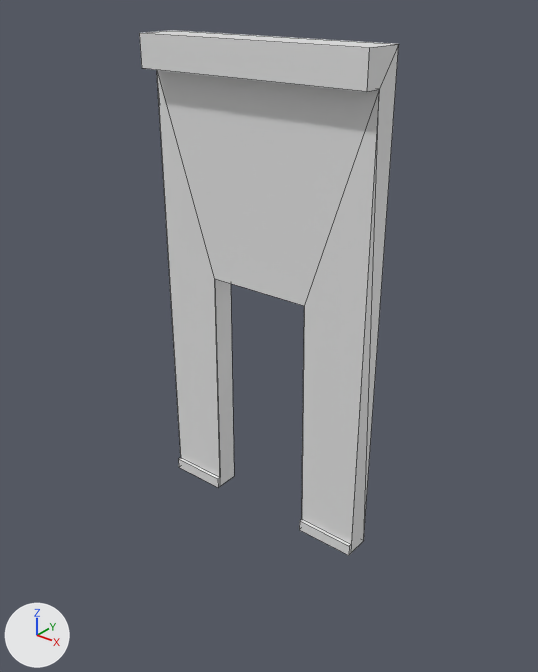
The FBX model Assets/Assets/Walls/Walls/Entrance_WallDoor.fbx, before and after one commit.
One viewpoint serves both versions: a 50 mm camera at (4.5, -4.33, 4.39) aimed at (1.0, 0.04, 1.68). Lighting does not change. The marker at lower left points along +X, +Y and +Z. Mesh edges are drawn as thin lines. Where no turn or scale is listed for an object, it has been applied to the vertices.

In view in the first picture: 'Entrance_WallDoor'.
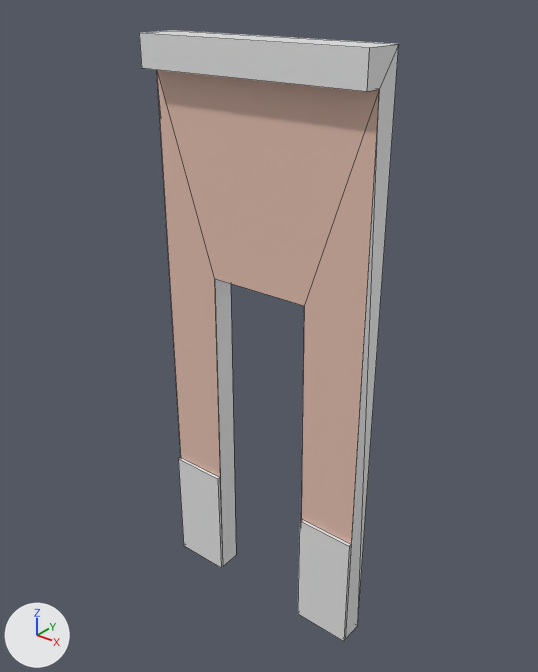
What differs and where, as boxes (x1, y1, x2, y2) in the pictures (538 x 672 px; the box of a moved part takes in the faces that stretch with it):
'Entrance_WallDoor', recoloured, reshaped (white to beige, 16% taller)
    before: (139, 30, 399, 555)
    after: (139, 30, 399, 641)
part 1 of me_cube_018, moved or reshaped
    before: (299, 44, 399, 555)
    after: (298, 44, 399, 641)
part 2 of me_cube_018, moved or reshaped
    before: (178, 279, 234, 488)
    after: (178, 279, 236, 568)

The edits, one by one:
Material 'M_Wall' (mat_m_wall) changes colour from white #e7e7e7 to beige #e7c2b2; in linear values from (0.8, 0.8, 0.8) to (0.8, 0.537, 0.443).
me_cube_018 has 32 vertices, 30 faces and spans x 0.0..2.0, y -0.25..0.1, z 0.0..4.0.
me_cube_018 is used by ob_entrance_walldoor; location (0.0, 0.0, 0.0).
Before the commit, vertices of me_cube_018: 4 (2.0, 0.1, 0.0) at pixel (363, 540), 13 (1.48, 0.1, 0.0), 22 (1.48, -0.1, 0.0), 23 (2.0, -0.1, 0.0) at pixel (350, 553), 28 (1.48, -0.13, 0.0) at pixel (299, 529).
Before the commit, vertices of me_cube_018: 29 (2.0, -0.13, 0.0) at pixel (348, 555).
Before the commit, vertices of me_cube_018: 5 (0.52, -0.1, 0.0) at pixel (220, 486), 6 (0.52, 0.1, 0.0) at pixel (234, 476), 12 (0.0, 0.1, 0.0), 21 (0.0, -0.1, 0.0), 30 (0.0, -0.13, 0.0) at pixel (178, 467).
Before the commit, vertices of me_cube_018: 31 (0.52, -0.13, 0.0) at pixel (218, 487).
Part 1, on me_cube_018:
Vertices 4, 13, 22, 23, 28, 29 of me_cube_018 move by (0.0, 0.0, -1.0).
Part 2, on me_cube_018:
Vertices 5, 6, 12, 21, 30, 31 of me_cube_018 move by (0.0, 0.0, -1.0).
